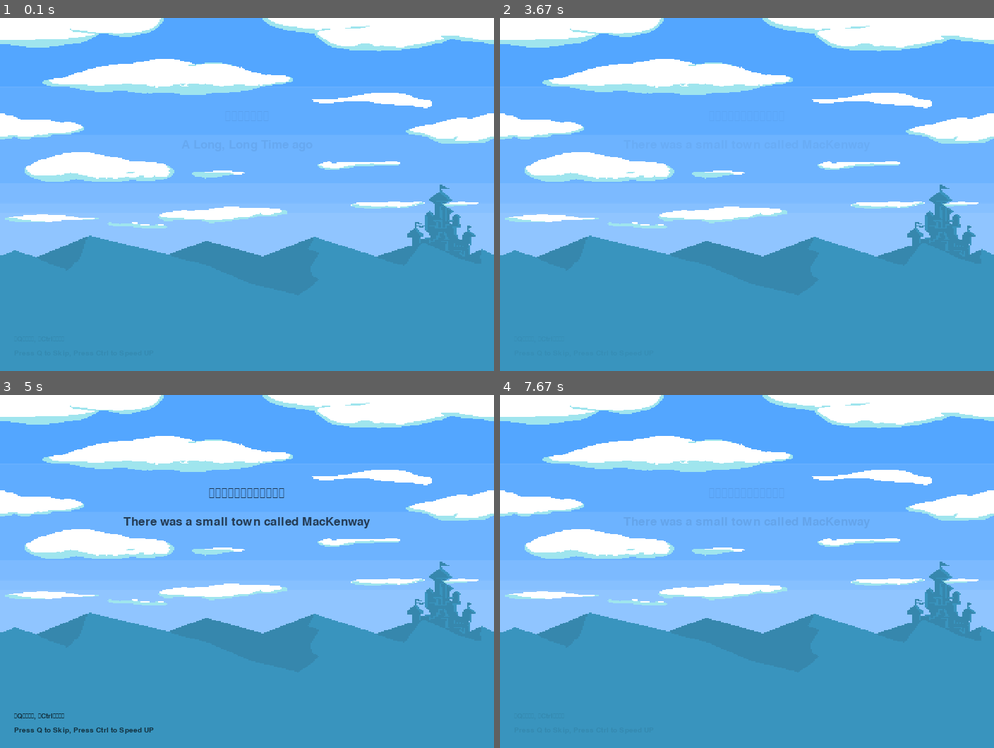
Above: before the commit, frames 1-4 (two rows, left to right).
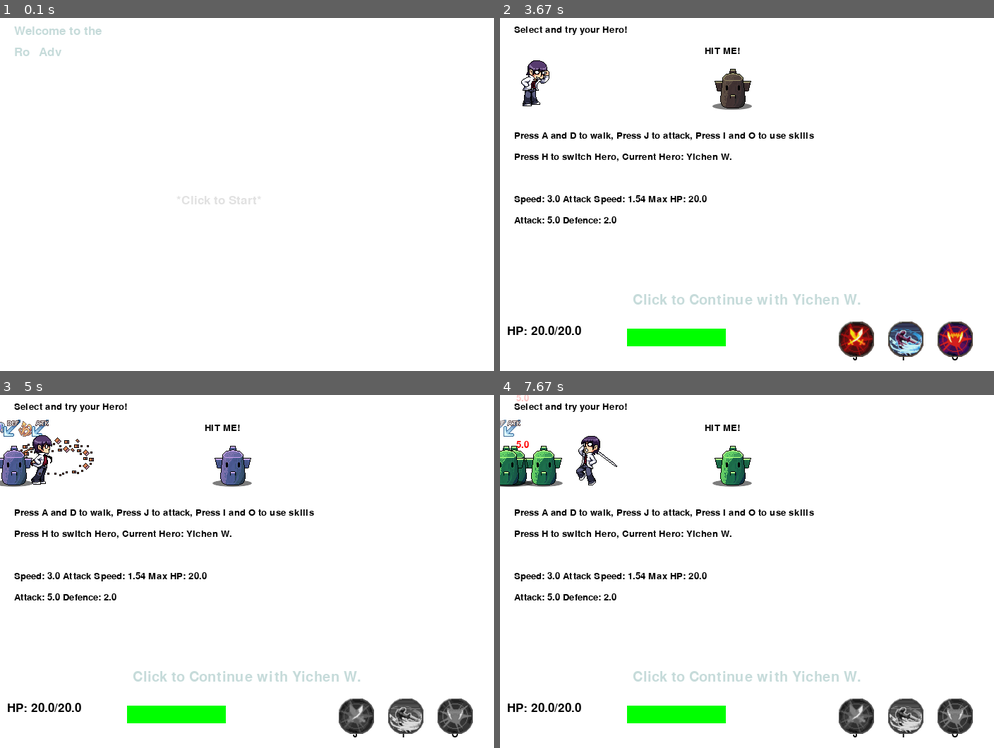
Above: after the commit, the same moments.

Repository: Pitrick3141/RoAdv
Game: pygame game, started from main.py
The game is run twice, just before and just after one commit, with the same random seed, the same clock (stepped at 60 frames per second) and the same inputs.
Inputs (mouse positions are in pixels of both pictures, inside the frame that each line leads up to):
- Up to frame 1 (0.1 s): no input
- Up to frame 2 (3.67 s): click (717, 201) at 0.38 s, where only the run after the commit has a clickable "*Click to Start*"; click (717, 201) at 3.45 s, where only the run after the commit has a clickable "*Click to Start*"
- Up to frame 3 (5 s): tap I at 3.73 s; move the mouse to (429, 695) at 4.1 s; tap J at 4.13, 4.43 s; tap T at 4.22 s
- Up to frame 4 (7.67 s): hold D 5.4-5.87 s; move the mouse to (677, 497) at 5.43 s; tap J at 5.47, 5.77, 6.53, 6.83, 6.97, 7.27, 7.63 s; tap T at 5.55, 7.05 s; hold A 6.47-6.87 s; move the mouse to (900, 564) at 6.5 s; tap I at 6.62 s; hold D 6.9-7.53 s; move the mouse to (583, 606) at 6.93 s; hold A from 7.57 s (still down); move the mouse to (850, 507) at 7.6 s

The runs differ from the first frame. In frame 1, 89% of the frame differs, in the area x 0-100%, y 0-100%; in frame 2, 89%; in frame 3, 89%; in frame 4, 89%.

Commit message:
Uncomment main

Diff:
--- a/main.py
+++ b/main.py
@@ -9,13 +9,13 @@
     # 初始化全局变量
     Globles.init()
     # 初始化开始页面
-    # FormHome.init()
+    FormHome.init()
     # 显示开始页面
-    # FormHome.display()
+    FormHome.display()
     # 初始化开始页面
-    # FormReady.init()
+    FormReady.init()
     # 显示开始页面
-    # FormReady.display()
+    FormReady.display()
     # 初始化游戏页面
     FormGame.init()
     # 显示游戏页面
